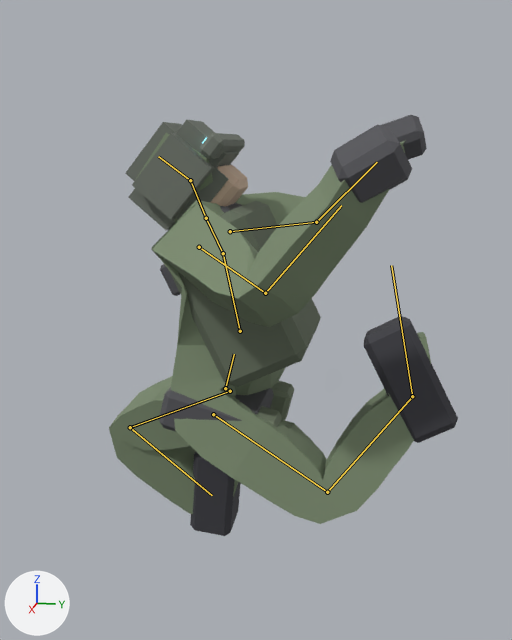
Two versions of the glTF model data/models/player.glb, one commit apart.
Rendered twice from a camera (50 mm lens) standing at (2.12, 0.52, 1.37) and looking at (-0.01, 0.1, 0.84). Lighting does not change. The marker at lower left points along +X, +Y and +Z. The older version comes first. Both versions are drawn at frame 1 of the action 'revive'; the numbers are the values there. The bones that change, and the others that lie on the model, are drawn over the model as lines.

Names of what the first picture shows: 'belt', 'body', 'boot.L', 'boot.R', 'collar', 'glove.L', 'glove.R', 'helmet_brim', 'helmet_dome', 'jaw', 'pouchL', 'pouchR', 'strapL', 'vest'.
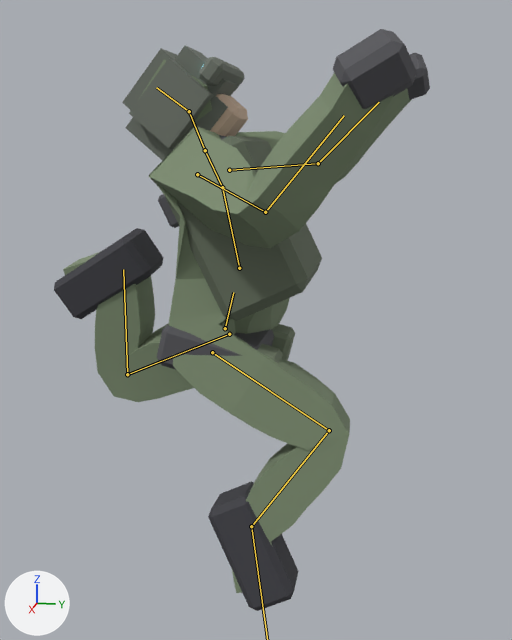
The change in detail:
Bone 'pelvis' (bone_pelvis) moves from (0.0, -0.34, 0.0) to (0.0, -0.14, 0.0).
Bone 'shin.L' (bone_shin_l) turns from (86, 0, 0) to (-92, 0, 0) degrees about its own x, y and z.
Bone 'foot.L' (bone_foot_l) turns from (-26, 0, 0) to (-30, 0, 0) degrees about its own x, y and z.
Bone 'shin.R' (bone_shin_r) turns from (116, 0, 0) to (-116, 0, 0) degrees about its own x, y and z.

Pixel boxes [x1, y1, x2, y2] of what changed, in the pictures (512 x 640 px):
'body', posed (8% wider, 36% taller)
    before: [109, 133, 431, 524]
    after: [63, 60, 412, 593]
'vest', posed
    before: [169, 201, 321, 387]
    after: [165, 136, 322, 321]
'helmet_dome', posed
    before: [126, 120, 239, 230]
    after: [122, 45, 238, 161]
'boot.L', posed
    before: [364, 316, 458, 443]
    after: [208, 481, 298, 611]
'glove.L', posed
    before: [330, 124, 412, 203]
    after: [333, 29, 417, 109]
'boot.R', posed
    before: [190, 452, 241, 536]
    after: [54, 228, 163, 319]
'belt', posed
    before: [159, 387, 274, 432]
    after: [157, 325, 274, 370]
'jaw', posed
    before: [210, 165, 248, 206]
    after: [210, 94, 248, 137]
'glove.R', posed
    before: [382, 115, 427, 159]
    after: [407, 53, 430, 100]
'helmet_brim', posed (30% taller)
    before: [200, 133, 245, 159]
    after: [199, 57, 245, 91]
'strapL', posed (6% taller)
    before: [160, 264, 180, 296]
    after: [158, 194, 179, 228]
bone 'pelvis', root to tip
    before: (225, 388) to (234, 354)
    after: (225, 328) to (233, 292)
bone 'shin.L', root to tip
    before: (327, 492) to (412, 396)
    after: (329, 430) to (251, 526)
bone 'shin.R', root to tip
    before: (130, 427) to (212, 495)
    after: (127, 374) to (123, 269)
